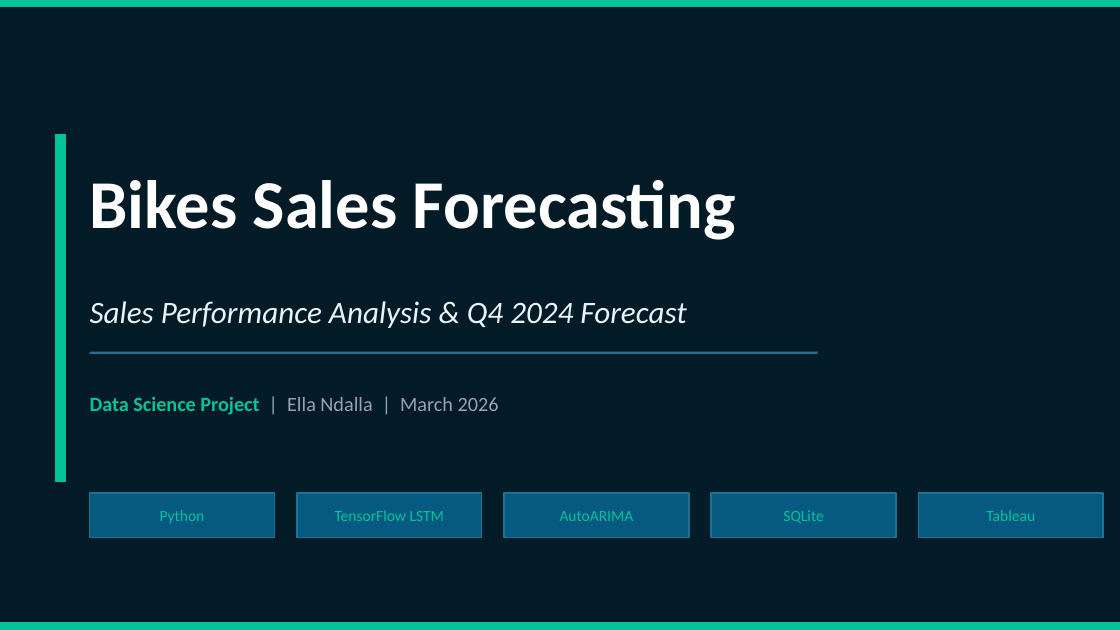
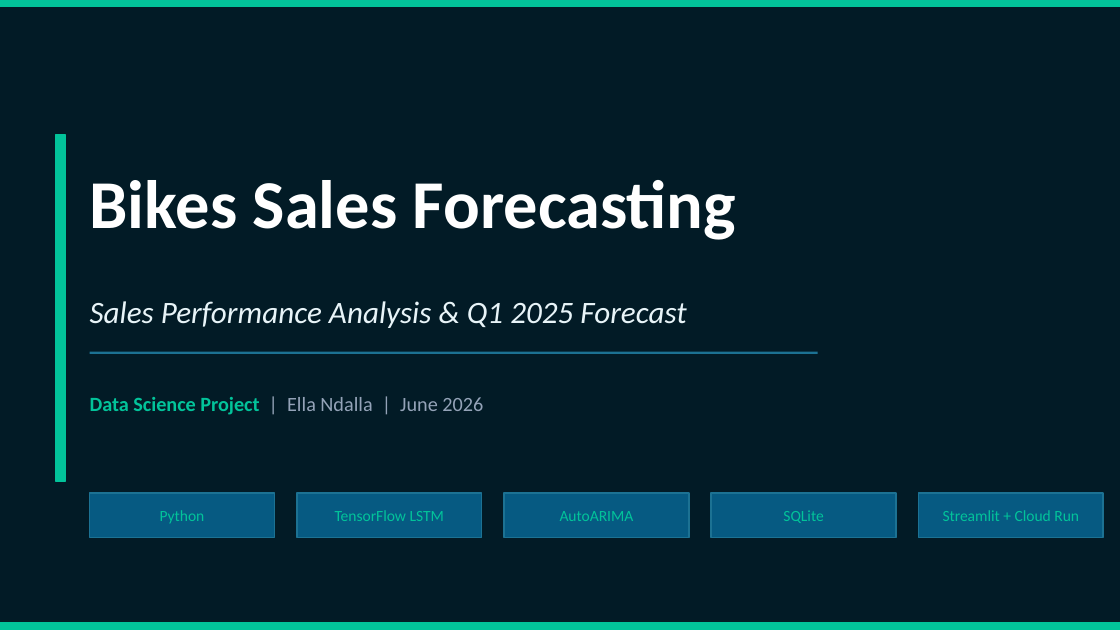
Before and after one commit to EllaN12/Ella_Portfolio, a slide deck: slide 1 of Bikes_Sales_Forecast_Presentation.pptx. Drawn at 1120x630 pixels with LibreOffice and Linux fonts; fonts in the diff are those of the drawing. Boxes give left, top, right and bottom in pixels: in the first picture for what was removed or moved away, otherwise in the second. Text is boxed around its words. In the diff, an @@ line names an element or a change of style, - is before the commit and + after.

```diff
--- a/Bikes_Sales_Forecast_Presentation.pptx
+++ b/Bikes_Sales_Forecast_Presentation.pptx
@@ text at <box>90,301,686,328</box>: text changed @@
-Sales Performance Analysis & Q4 2024 Forecast
+Sales Performance Analysis & Q1 2025 Forecast
@@ text at <box>90,397,483,415</box>: text changed @@
-Data Science Project | Ella Ndalla | March 2026
+Data Science Project | Ella Ndalla | June 2026
@@ text at <box>943,510,1079,521</box>: text changed @@
-Tableau
+Streamlit + Cloud Run
```
Also in this commit, not shown: 8 other slides changed, 5 other files.
